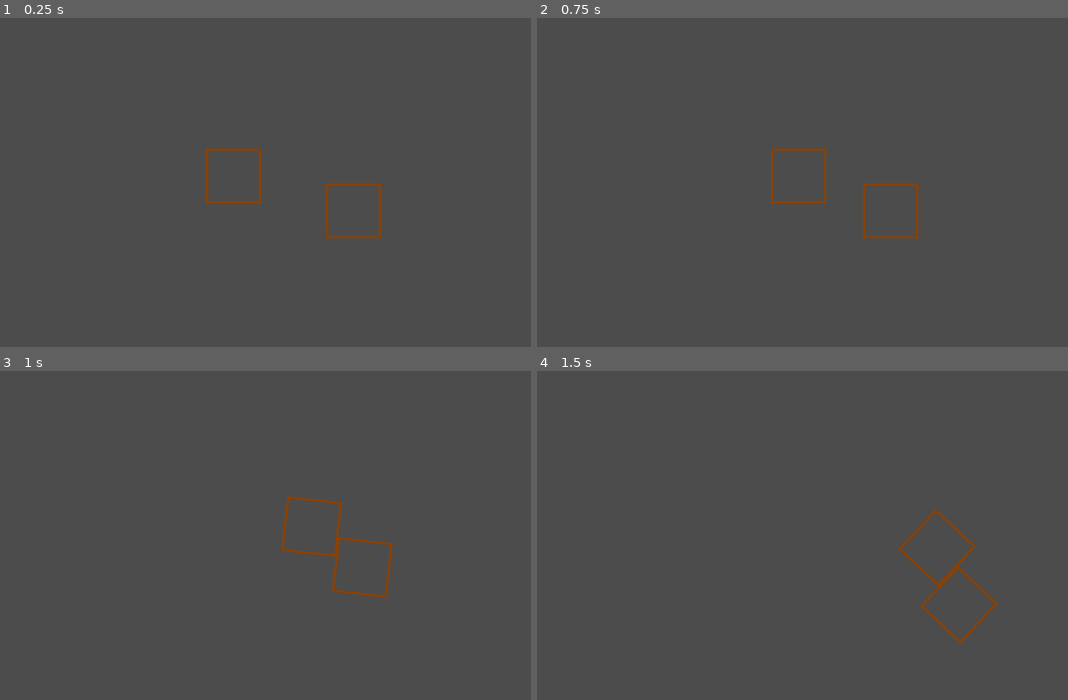
Above: before the commit, frames 1-4 (two rows, left to right).
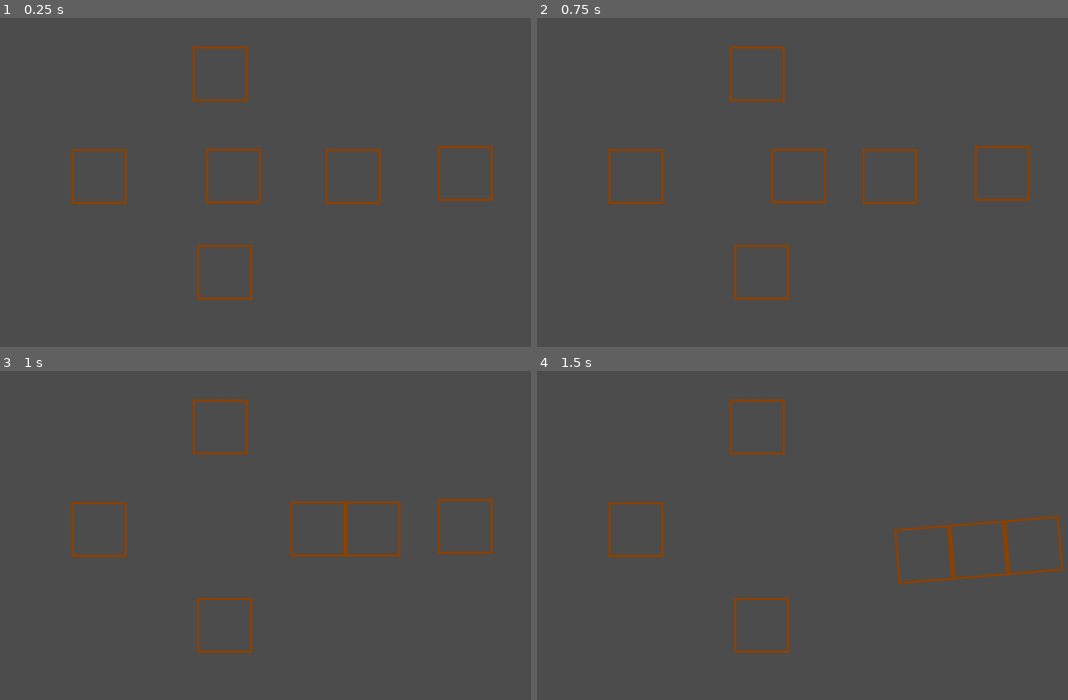
Above: after the commit, the same moments.

Repository: WereDiggle/BumperJigsaw
Game: Godot game, scene res://Levels/TestLevel.tscn
Two runs of this game, one before a commit and one after it. Both use one fixed random seed, a clock stepped at 60 frames per second and the inputs below. The project has no main scene, so this scene is started directly.
Inputs:
- Up to frame 1 (0.25 s): no input
- Up to frame 2 (0.75 s): tap Enter at 0.5 s; hold D (move_right) from 0.53 s (still down)
- Up to frame 3 (1 s): keep holding D (move_right)
- Up to frame 4 (1.5 s): release D (move_right) at 1.28 s; hold S (move_down) from 1.28 s (still down)

The runs differ from the first frame. In frame 1, 1.8% of the frame differs, in the area x 13-93%, y 8-86%; in frame 2, 1.8%; in frame 3, 2.3%; in frame 4, 2.3%.

Commit message:
connections work for all pieces attached to player

Diff:
--- a/Levels/TestLevel.tscn
+++ b/Levels/TestLevel.tscn
@@ -23,9 +23,25 @@
 
 [node name="Player" parent="." instance=ExtResource( 1 )]
 
-[node name="Piece" parent="." instance=ExtResource( 2 )]
-position = Vector2( 701.997, 352.466 )
+[node name="left" parent="." instance=ExtResource( 2 )]
+position = Vector2( 239.971, 289.698 )
+puzzle_pos = Vector2( -1, 0 )
+
+[node name="bot" parent="." instance=ExtResource( 2 )]
+position = Vector2( 467.916, 463.843 )
+puzzle_pos = Vector2( 0, 1 )
+
+[node name="right" parent="." instance=ExtResource( 2 )]
+position = Vector2( 700.581, 289.698 )
 puzzle_pos = Vector2( 1, 0 )
+
+[node name="right2" parent="." instance=ExtResource( 2 )]
+position = Vector2( 904.93, 284.035 )
+puzzle_pos = Vector2( 2, 0 )
+
+[node name="top" parent="." instance=ExtResource( 2 )]
+position = Vector2( 459.893, 103.283 )
+puzzle_pos = Vector2( 0, -1 )
 
 [node name="Walls" type="Node2D" parent="."]
 __meta__ = {
--- a/Scripts/Piece.gd
+++ b/Scripts/Piece.gd
@@ -11,15 +11,11 @@
 export var puzzle_pos = Vector2(0,0)
 
 func attach_to_player(player):
-	remove_child(collision_shape)
-	remove_child(image)
-
-	var offset = puzzle_pos * PIECE_SIZE
-	collision_shape.position = offset
-	image.position = offset
-	player.add_child(collision_shape)
-	player.add_child(image)
-
+	for child in get_children():
+		remove_child(child)
+		var offset = puzzle_pos * PIECE_SIZE
+		child.position += offset
+		player.add_child(child)
 
 # Called when the node enters the scene tree for the first time.
 func _ready():
